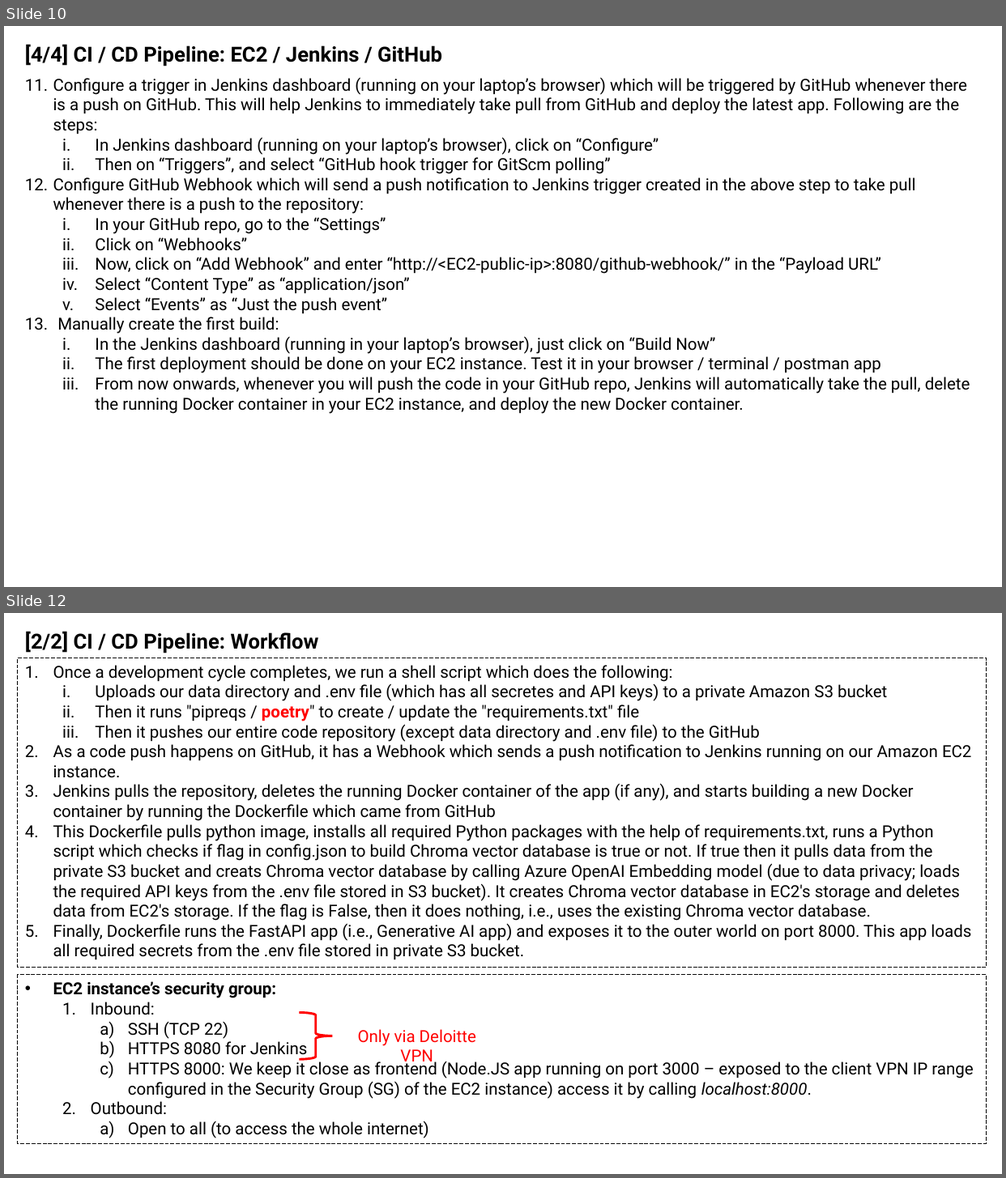
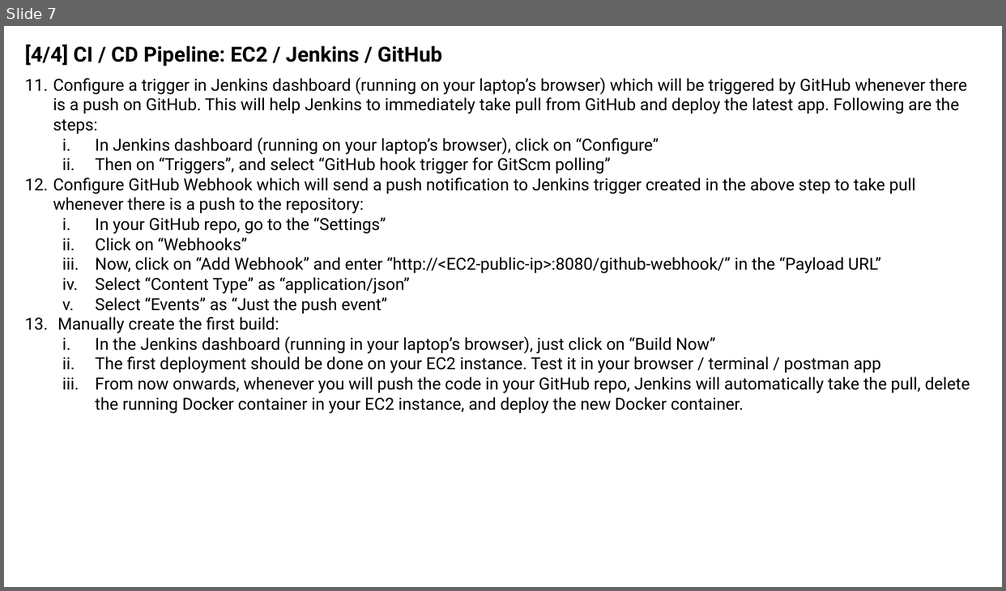
Before and after one commit to sansinghsanjay/sanjays_app, a slide deck: architecture.pptx. Shown one above the other, each under a label of ours: slides 10 and 12 before the commit, slide 7 after it; the slides between them are not shown. The pictures are 1006x1178 and 1006x591 pixels, drawn with LibreOffice and Linux fonts; fonts in the diff are those of the drawing; background and template pictures are left out. Boxes give left, top, right and bottom in pixels: in the first picture for what was removed or moved away, otherwise in the second. Text is boxed around its words. In the diff, an @@ line names an element or a change of style, - is before the commit and + after.

Commit message:
Squashed commit of the following:
commit 4350a493fed3c8e179b332383307e96cc5a5d469

Date:   Tue Nov 11 21:15:11 2025 +0530

    Update

```diff
--- a/architecture.pptx
+++ b/architecture.pptx
@@ slide 12 removed at (4, 613, 1002, 1174), background #FFFFFF @@
@@ text removed at (25, 631, 319, 653) @@
-[2/2] CI / CD Pipeline: Workflow
@@ rectangle removed at (18, 658, 987, 968) @@
-1. Once a development cycle completes, we run a shell script which does the following:
-  i. Uploads our data directory and .env file (which has all secretes and API keys) to a private Amazon S3 bucket
-  ii. Then it runs "pipreqs / poetry" to create / update the "requirements.txt" file
-  iii. Then it pushes our entire code repository (except data directory and .env file) to the GitHub
-2. As a code push happens on GitHub, it has a Webhook which sends a push notification to Jenkins running on our Amazon EC2 instance.
-3. Jenkins pulls the repository, deletes the running Docker container of the app (if any), and starts building a new Docker container by running the Dockerfile which came from GitHub
-4. This Dockerfile pulls python image, installs all required Python packages with the help of requirements.txt, runs a Python script which checks if flag in config.json to build Chroma vector database is true or not. If true then it pulls data from the private S3 bucket and creats Chroma vector database by calling Azure OpenAI Embedding model (due to data privacy; loads the required API keys from the .env file stored in S3 bucket). It creates Chroma vector database in EC2's storage and deletes data from EC2's storage. If the flag is False, then it does nothing, i.e., uses the existing Chroma vector database.
-5. Finally, Dockerfile runs the FastAPI app (i.e., Generative AI app) and exposes it to the outer world on port 8000. This app loads all required secrets from the .env file stored in private S3 bucket.
@@ rectangle removed at (18, 975, 987, 1144) @@
-• EC2 instance’s security group:
-  1. Inbound:
-    a) SSH (TCP 22)
-    b) HTTPS 8080 for Jenkins
-    c) HTTPS 8000: We keep it close as frontend (Node.JS app running on port 3000 – exposed to the client VPN IP range configured in the Security Group (SG) of the EC2 instance) access it by calling localhost:8000.
-  2. Outbound:
-    a) Open to all (to access the whole internet)
@@ right brace removed at (299, 1013, 332, 1059) @@
@@ text removed at (358, 1029, 476, 1067) @@
-Only via Deloitte VPN
@@ what was slide 10 is now slide 7 @@
```
Also in this commit, not shown: 8 slides added, 12 other slides removed, 3 other files.
